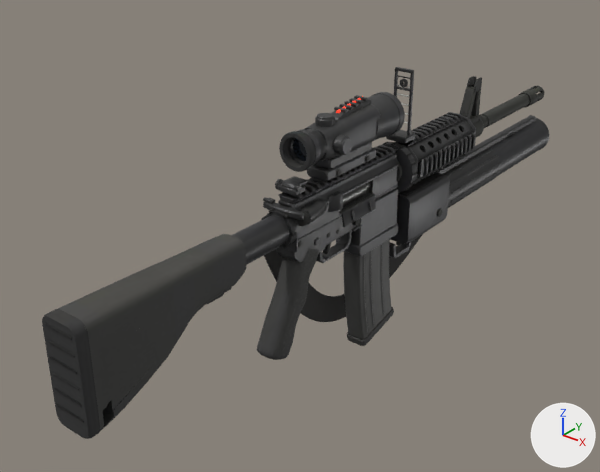
The glTF model public/models/weapons/m4a1_m203.glb, before and after one commit.
Both versions are drawn from a 50 mm camera at (0.464, -0.558, 0.423) aimed at (-0.062, 0.099, 0.016). Every picture has the same lights, and +X, +Y and +Z are marked at lower right. The picture after the commit comes second. Where no turn or scale is listed for an object, it has been applied to the vertices. Vertices at exactly the same position are counted once.

In view in the first picture: 'body', 'mag'.
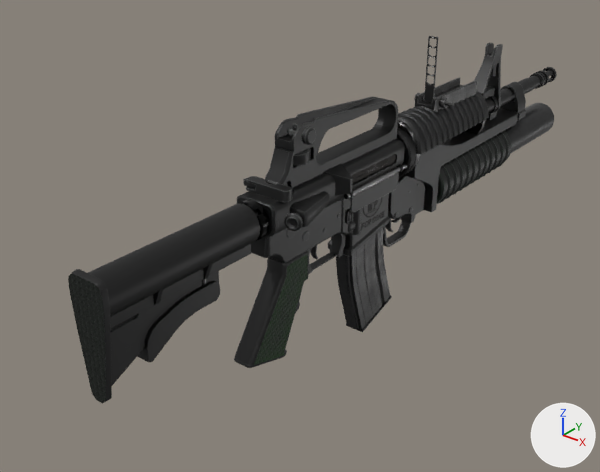
Where the change shows, as pixel boxes [x1, y1, x2, y2] in the pictures (600 x 472 px; the box of a moved part takes in the faces that stretch with it):
'body', deleted
    before: [42, 67, 549, 439]
    faces in mat_m4a1_m203_finish: [42, 67, 549, 439]
    faces in mat_lens (black #191f27): [293, 139, 307, 161]
'm4a1_m203_body', added
    after: [68, 36, 557, 404]
    faces in mat_acr16a4_colt_frame: [234, 96, 407, 368]
    faces in mat_acr16a4_colt_stock: [68, 203, 260, 404]
    faces in mat_acr16a4_colt_gl: [383, 82, 554, 247]
    faces in mat_acr16a4_colt_barrel: [397, 67, 557, 178]
    faces in mat_acr16a4_colt_misc01: [239, 43, 503, 259]
'mag', reshaped, moved (10% wider)
    before: [343, 239, 394, 346]
    after: [336, 228, 392, 332]
'charge', added
    after: [242, 154, 396, 205]
    faces in mat_acr16a4_colt_misc01: [243, 176, 293, 202]
    faces in mat_acr16_bolt_d: [352, 154, 396, 183]
    faces in mat_acr16a4_colt_frame: [242, 181, 295, 205]
part 1 of me_mag, rebuilt
    before: [347, 307, 394, 346]
    after: [346, 295, 392, 332]
part 2 of me_mag, moved or reshaped
    before: [343, 239, 392, 340]
    after: [336, 228, 390, 330]

Patch to the scene script:
```diff
--- a/public/models/weapons/m4a1_m203.glb.py
+++ b/public/models/weapons/m4a1_m203.glb.py
@@ mat_acr16_mag2_stanag @@
+mat_acr16_mag2_stanag = bpy.data.materials.new('ACR16_Mag2_Stanag')
+# uses the picture img_image_12_rgb
+# uses the picture img_image_13
+# uses the picture img_image_14
@@ mat_acr16_glsights @@
+mat_acr16_glsights = bpy.data.materials.new('ACR16_GLSights')
+# uses the picture img_image_10
+# uses the picture img_image_11
+# uses the picture img_image_9
@@ mat_acr16a4_colt_stock @@
+mat_acr16a4_colt_stock = bpy.data.materials.new('ACR16A4_Colt_Stock')
+# uses the picture img_image_24
+# uses the picture img_image_25
+# uses the picture img_image_26
@@ mat_acr16a4_colt_gl @@
+mat_acr16a4_colt_gl = bpy.data.materials.new('ACR16A4_Colt_GL')
+# uses the picture img_image_6
+# uses the picture img_image_7
+# uses the picture img_image_8
@@ mat_acr16a4_colt_barrel @@
+mat_acr16a4_colt_barrel = bpy.data.materials.new('ACR16A4_Colt_Barrel')
+# uses the picture img_image_3
+# uses the picture img_image_4
+# uses the picture img_image_5
@@ mat_acr16a4_colt_misc01 @@
+mat_acr16a4_colt_misc01 = bpy.data.materials.new('ACR16A4_Colt_Misc01')
+# uses the picture img_image_21
+# uses the picture img_image_22
+# uses the picture img_image_23
@@ mat_acr16a4_colt_frame @@
+mat_acr16a4_colt_frame = bpy.data.materials.new('ACR16A4_Colt_Frame')
+# uses the picture img_image_0
+# uses the picture img_image_1
+# uses the picture img_image_2
@@ mat_acr16_bolt_d @@
+mat_acr16_bolt_d = bpy.data.materials.new('ACR16_Bolt_D')
+# uses the picture img_image_18
+# uses the picture img_image_19
+# uses the picture img_image_20
@@ me_mag @@
 # used by ob_mag; parent = ob_m4a1_m203; location = (0.0, 0.142, 0.0696)
-me_mag.from_pydata(...)  # 524 vertices, 1020 faces; spans x -0.013..0.013, y -0.032..0.047, z -0.185..0.0
-me_mag.materials.append(mat_m4a1_m203_finish)
+me_mag.from_pydata(...)  # 403 vertices, 764 faces; spans x -0.012..0.012, y -0.034..0.055, z -0.176..0.014
+# me_mag part 1: the loose piece of 48 vertices spanning x -0.013..0.013, y -0.019..0.047, z -0.185..-0.161 is rebuilt with 20 vertices and now spans x -0.012..0.012, y -0.006..0.055, z -0.176..-0.154, in mat_acr16_mag2_stanag
+# me_mag part 2: 2 vertices moved within x -0.01..0.01, y -0.022, z -0.001; 442 vertices removed from x -0.012..0.012, y -0.032..0.045, z -0.178..0.0; 381 vertices added at x -0.011..0.011, y -0.034..0.054, z -0.174..0.014
+# other edits to the shape of me_mag do not show in these pictures
+me_mag.materials.append(mat_acr16_mag2_stanag)
@@ ob_body @@
-ob_body = bpy.data.objects.new('body', me_body)
@@ ob_mag @@
 ob_mag.parent = ob_m4a1_m203
-ob_mag.location = (0.0, 0.142, 0.0696)
+ob_mag.location = (0.0, 0.127, 0.082)
@@ ob_m4a1_m203_body @@
+ob_m4a1_m203_body = bpy.data.objects.new('m4a1_m203_body', me_m4a1_m203_body)  # 6683 vertices, 12214 faces; spans x -0.031..0.042, y -0.235..0.605, z -0.055..0.22
+ob_m4a1_m203_body.location = (0.0, 0.0, 0.0)
@@ ob_charge @@
+ob_charge = bpy.data.objects.new('charge', me_charge)  # 656 vertices, 1251 faces; spans x -0.028..0.026, y -0.025..0.191, z -0.031..0.006
+ob_charge.parent = ob_m4a1_m203
+ob_charge.location = (0.0, -0.018, 0.129)
```
